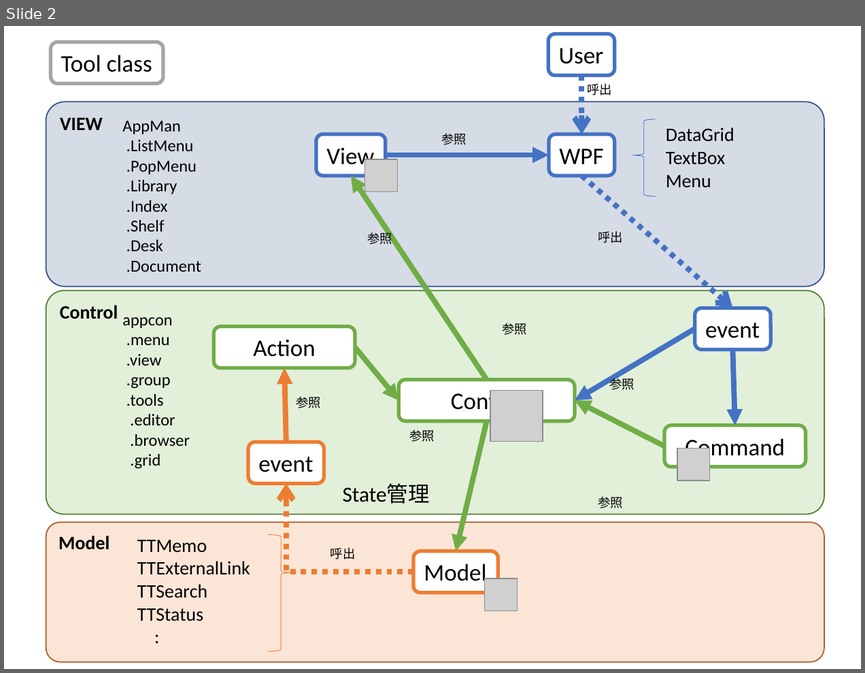
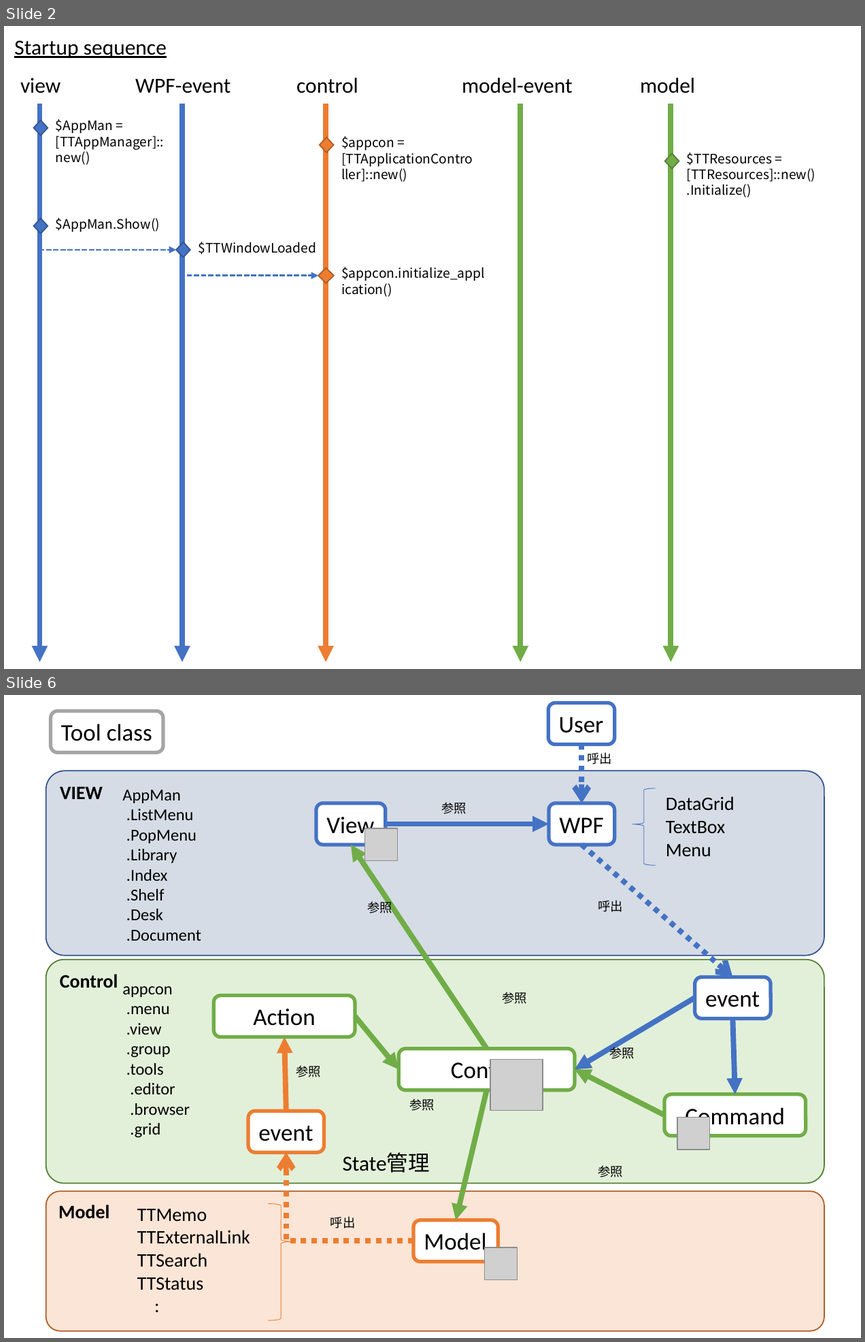
Before and after one commit to gogowooky/ThinktankPS, a slide deck: thinktank.pptx. Shown one above the other, each under a label of ours: slide 2 before the commit, slides 2 and 6 after it; the slides between them are not shown. The pictures are 865x673 and 865x1342 pixels, drawn with LibreOffice and Linux fonts; fonts in the diff are those of the drawing; grey boxes stand for pictures. Boxes give left, top, right and bottom in pixels: in the first picture for what was removed or moved away, otherwise in the second. Text is boxed around its words. In the diff, an @@ line names an element or a change of style, - is before the commit and + after.

```diff
--- a/thinktank.pptx
+++ b/thinktank.pptx
@@ slide 2 added at <box>4,26,861,669</box>, background #FFFFFF @@
@@ text added at <box>14,40,167,58</box>, 18 pt, text #000000, underline @@
+Startup sequence
@@ text added at <box>20,78,60,93</box>, 18 pt, text #000000 @@
+view
@@ text added at <box>135,78,230,93</box>, 18 pt, text #000000 @@
+WPF-event
@@ text added at <box>296,78,358,93</box>, 18 pt, text #000000 @@
+control
@@ text added at <box>462,78,572,93</box>, 18 pt, text #000000 @@
+model-event
@@ text added at <box>640,78,695,93</box>, 18 pt, text #000000 @@
+model
@@ group added at <box>40,103,670,662</box>: 5 arrows @@
@@ diamond added at <box>34,121,48,135</box>, fill #4472C4, outline #325491 1 pt @@
@@ text added at <box>56,119,164,165</box>, 11 pt, text #000000 @@
+$AppMan = [TTAppManager]::new()
@@ diamond added at <box>320,138,333,152</box>, fill #ED7D31, outline #AF5C24 1 pt @@
@@ text added at <box>341,136,407,182</box>, 11 pt, text #000000 @@
+$appcon = [TTApplicationController]::new()
@@ diamond added at <box>664,154,679,169</box>, fill #70AD47, outline #538035 1 pt @@
@@ text added at <box>687,152,815,197</box>, 11 pt, text #000000 @@
+$TTResources = [TTResources]::new().Initialize()
@@ diamond added at <box>34,218,48,233</box>, fill #4472C4, outline #325491 1 pt @@
@@ text added at <box>56,218,160,232</box>, 11 pt, text #000000 @@
+$AppMan.Show()
@@ elbow arrow added from (41, 233) to (176, 250), #4472C4 1.5 pt dashed @@
@@ diamond added at <box>176,242,190,257</box>, fill #4472C4, outline #325491 1 pt @@
@@ text added at <box>198,242,316,254</box>, 11 pt, text #000000 @@
+$TTWindowLoaded
@@ elbow arrow added from (183, 257) to (318, 276), #4472C4 1.5 pt dashed @@
@@ diamond added at <box>318,267,334,283</box>, fill #ED7D31, outline #AF5C24 1 pt @@
@@ text added at <box>341,267,485,281</box>, 11 pt, text #000000 @@
+$appcon.initialize_application()
@@ what was slide 2 is now slide 6 @@
```
Also in this commit, not shown: 3 other slides added.
